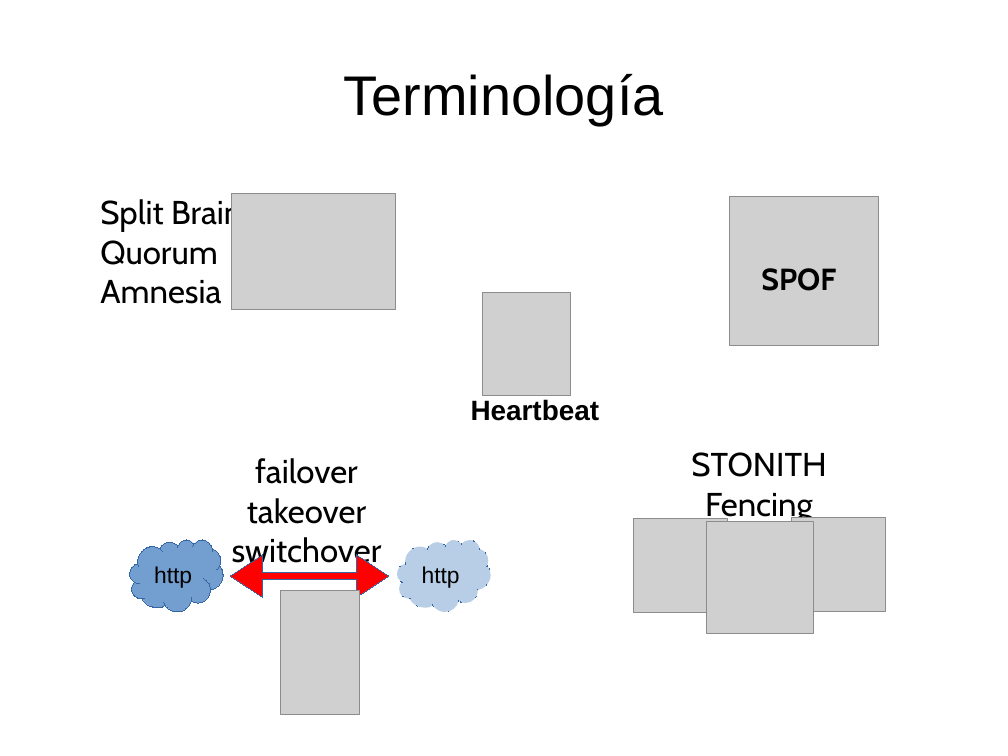
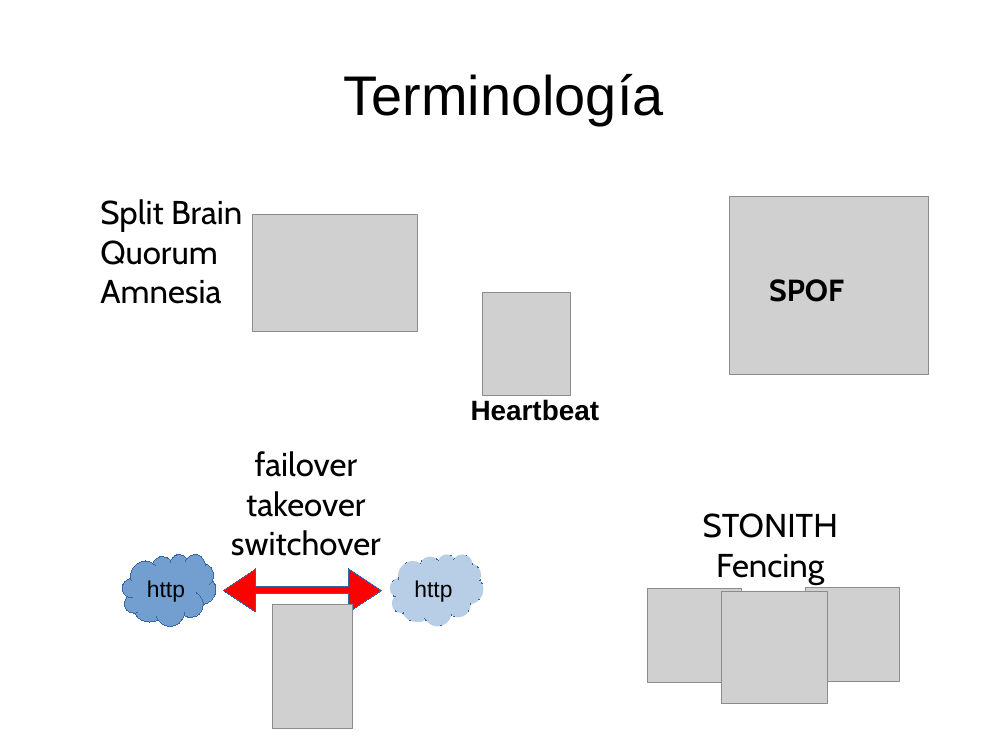
Before and after one commit to niniadcobre/asa, a slide deck: slide 13 of clases/cluster.odp. Drawn at 1008x756 pixels with LibreOffice and Linux fonts; fonts in the diff are those of the drawing; grey boxes stand for pictures. Boxes give left, top, right and bottom in pixels: in the first picture for what was removed or moved away, otherwise in the second. Text is boxed around its words. In the diff, an @@ line names an element or a change of style, - is before the commit and + after.

```diff
--- a/clases/cluster.odp
+++ b/clases/cluster.odp
@@ picture: place and size @@
-picture at [730, 197, 879, 346]
+picture at [730, 197, 929, 374]
@@ picture: place and size @@
-picture at [231, 193, 396, 309]
+picture at [253, 215, 418, 331]
@@ text "SPOF": place and size @@
-text "SPOF" at [761, 268, 836, 291]
+text "SPOF" at [769, 279, 844, 302]
@@ text "failover" rewrapped from [232, 458, 382, 570] to [231, 451, 381, 556] @@
@@ text "STONITH": place and size @@
-text "STONITH" at [691, 452, 826, 523]
+text "STONITH" at [703, 513, 838, 585]
@@ left right arrow: place and size @@
-left right arrow at [231, 554, 389, 597]
+left right arrow at [223, 569, 381, 612]
@@ 2 freeform shapes, 1 picture: place and size @@
-2 freeform shapes, 1 picture at [130, 541, 490, 714]
+2 freeform shapes, 1 picture at [123, 554, 483, 728]
@@ 3 pictures: place and size @@
-3 pictures at [634, 518, 886, 634]
+3 pictures at [648, 587, 900, 703]
```
Also in this commit, not shown: 7 other slides changed, 2 slides added.
